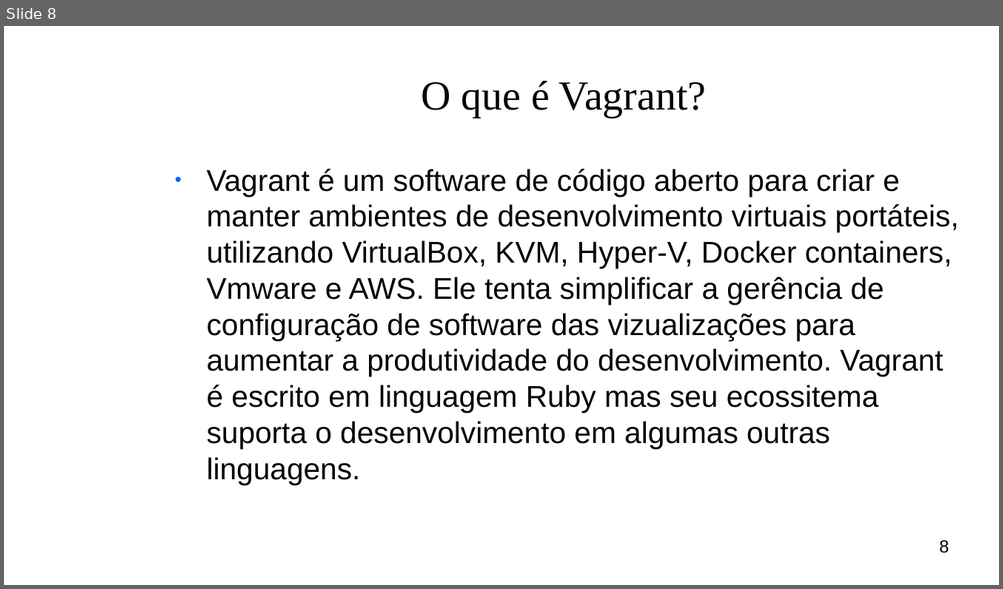
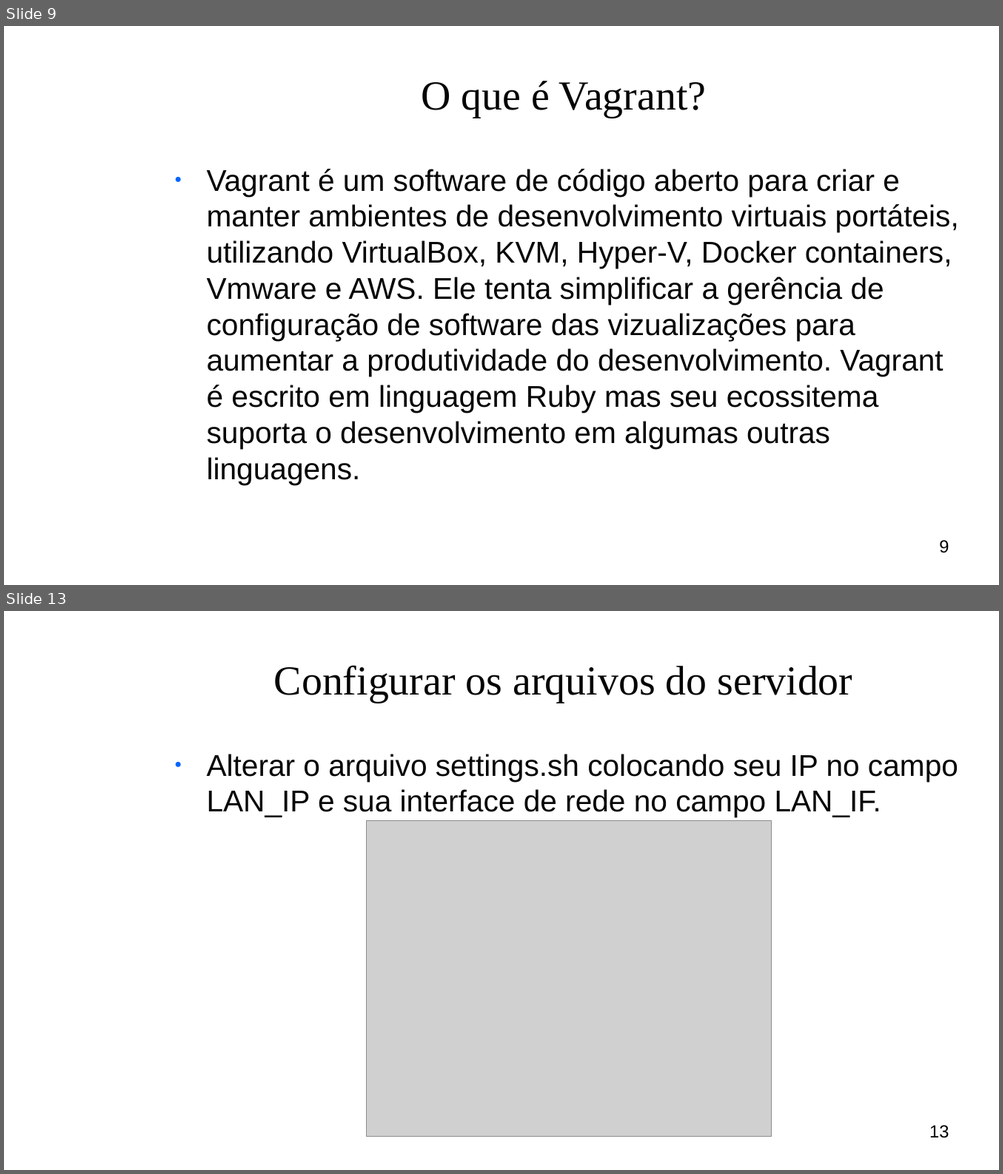
Before and after one commit to OtavioAL/LTSP, a slide deck: slideLTSP.odp. Shown one above the other, each under a label of ours: slide 8 before the commit, slides 9 and 13 after it; the slides between them are not shown. The pictures are 1003x589 and 1003x1174 pixels, drawn with LibreOffice and Linux fonts; fonts in the diff are those of the drawing; grey boxes stand for pictures; background and template pictures are left out. Boxes give left, top, right and bottom in pixels: in the first picture for what was removed or moved away, otherwise in the second. Text is boxed around its words. In the diff, an @@ line names an element or a change of style, - is before the commit and + after.

```diff
--- a/slideLTSP.odp
+++ b/slideLTSP.odp
@@ slide 13 added at bbox=[4, 611, 999, 1170], background picture (left out) @@
@@ title added at bbox=[274, 665, 853, 703], 33 pt, text #050505 @@
+Configurar os arquivos do servidor
@@ text added at bbox=[207, 754, 958, 817], 24 pt, text #050505 @@
+● Alterar o arquivo settings.sh colocando seu IP no campo LAN_IP e sua interface de rede no campo LAN_IF.
@@ picture added at bbox=[367, 821, 772, 1137] @@
@@ page number added at bbox=[929, 1125, 948, 1139], 14 pt, text #000000 @@
+13
@@ what was slide 8 is now slide 9 @@
@@ page number at bbox=[939, 540, 948, 554]: text changed @@
-8
+9
```
Also in this commit, not shown: 3 slides changed, 4 other slides added, 1 slide removed, 2 other files.
